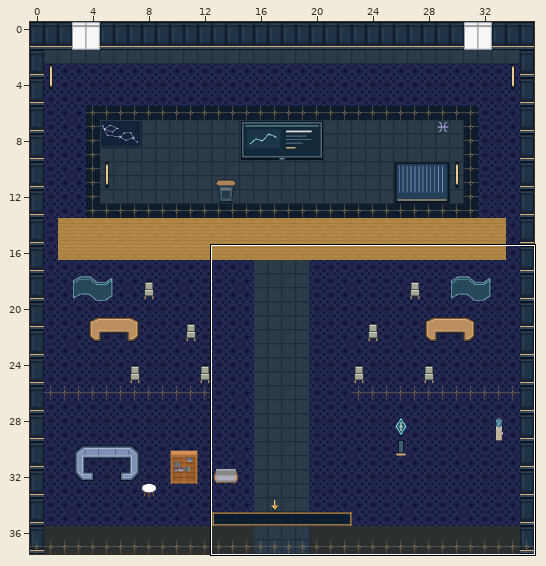
Tiled map (JSON) -- maps/preview/speaker-pisces.tmj. The picture above shows the old version from afar; the outline marks the close-up.
Close-up. Before the commit:
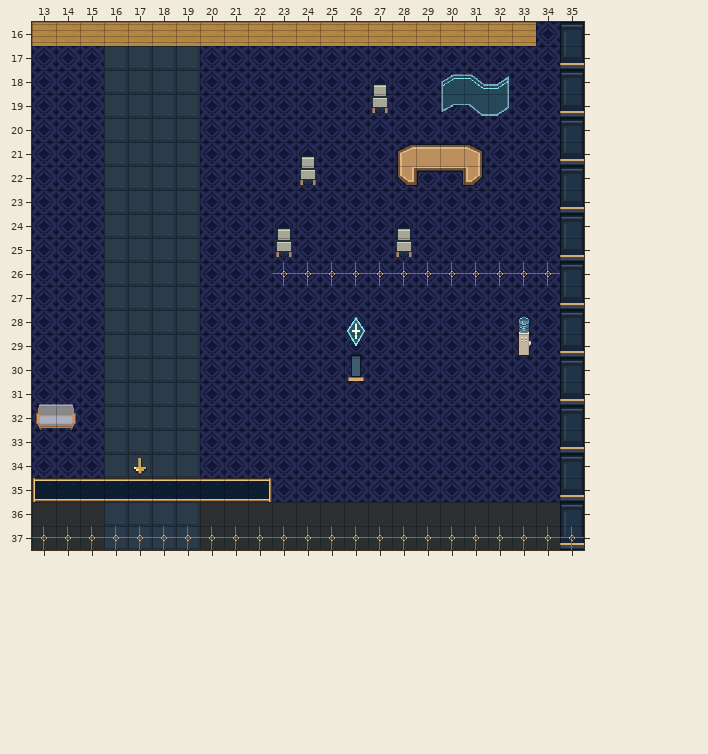
Cells are 32x32 px. Shown: x 13..35, y 16..37. The commit also changed other parts of the map, which this record leaves out.
Once edited:
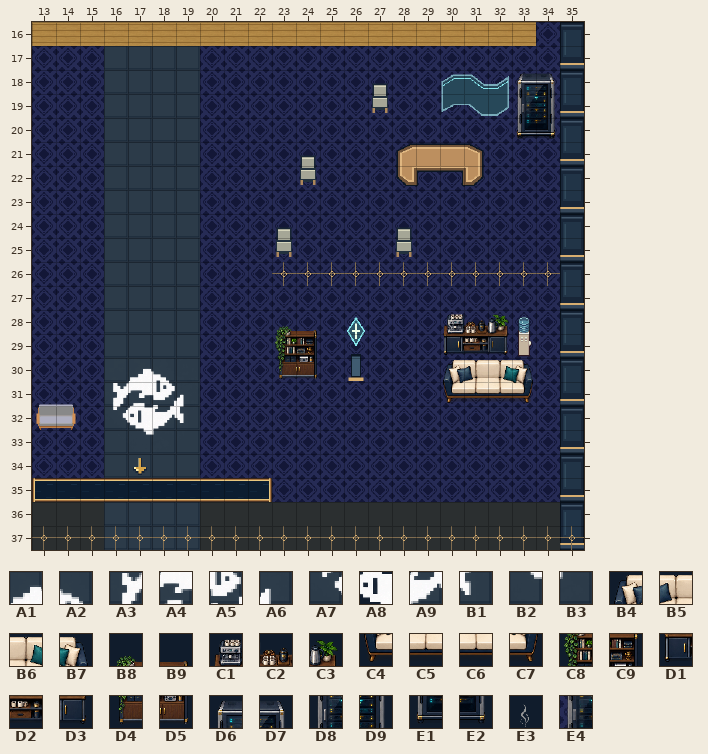
Key: from "art-10": A1 141, A2 142, A3 156, A4 157, A5 158, A6 159, A7 172, A8 173, A9 174, B1 175, B2 189, B3 190; from "art-9": B4 6, B5 7, B6 8, B7 9, B8 10, B9 11, C1 12, C2 13, C3 14, C4 22, C5 23, C6 24, C7 25, C8 26, C9 27, D1 28, D2 29, D3 30, D4 42, D5 43, D6 75, D7 76, D8 91, D9 92, E1 107, E2 108; from "interior-ambient-steam": E3 5; from "navigation-mask": E4 1.
__ is an empty cell.
Tiles of an added or newly shown layer are drawn over the layers below it.
See-through tiles are keyed as they look on the map.
Changes in this commit:
Layer "scenery-belowAvatar-0":
y 18: x 33..34 __ __ -> D6 D7
y 19: x 33..34 __ __ -> D8 D9
y 20: x 33..34 __ __ -> E1 E2
y 28: x 23..24 __ __ -> B8 B9; x 30..32 __ __ __ -> C1 C2 C3
y 29: x 23..24 __ __ -> C8 C9; x 30..32 __ __ __ -> D1 D2 D3
y 30: x 17..18 __ __ -> A1 A2; x 23..24 __ __ -> D4 D5; x 30..33 __ __ __ __ -> B4 B5 B6 B7
y 31: x 16..19 __ __ __ __ -> A3 A4 A5 A6; x 30..33 __ __ __ __ -> C4 C5 C6 C7
y 32: x 16..19 __ __ __ __ -> A7 A8 A9 B1
y 33: x 17..18 __ __ -> B2 B3
Layer "interior-ambient-steam" (added):
y 28: x 30 __ -> E3
Layer "interior-ambient-server" (added):
y 18: x 33..34 __ __ -> D6 D7
y 19: x 33..34 __ __ -> D8 D9
y 20: x 33..34 __ __ -> E1 E2
Layer "physical-collisions":
y 18..20: x 33..34 __ __ -> E4 E4
y 28..29: x 23..24 __ __ -> E4 E4; x 30..32 __ __ __ -> E4 E4 E4
y 30: x 23..24 __ __ -> E4 E4; x 30..33 __ __ __ __ -> E4 E4 E4 E4
y 31: x 30..33 __ __ __ __ -> E4 E4 E4 E4
